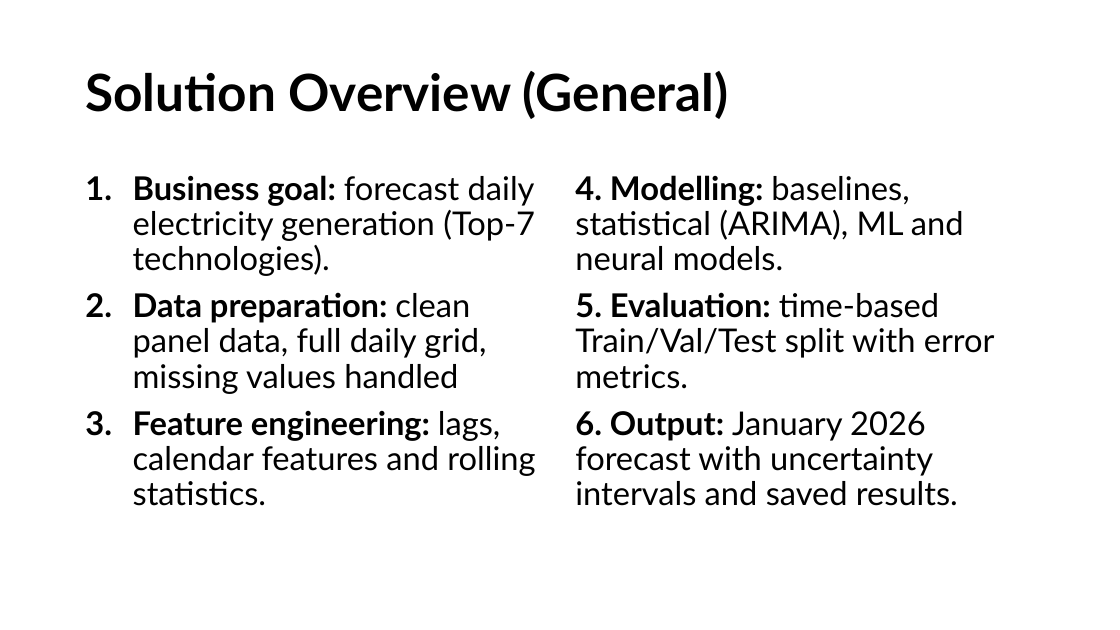
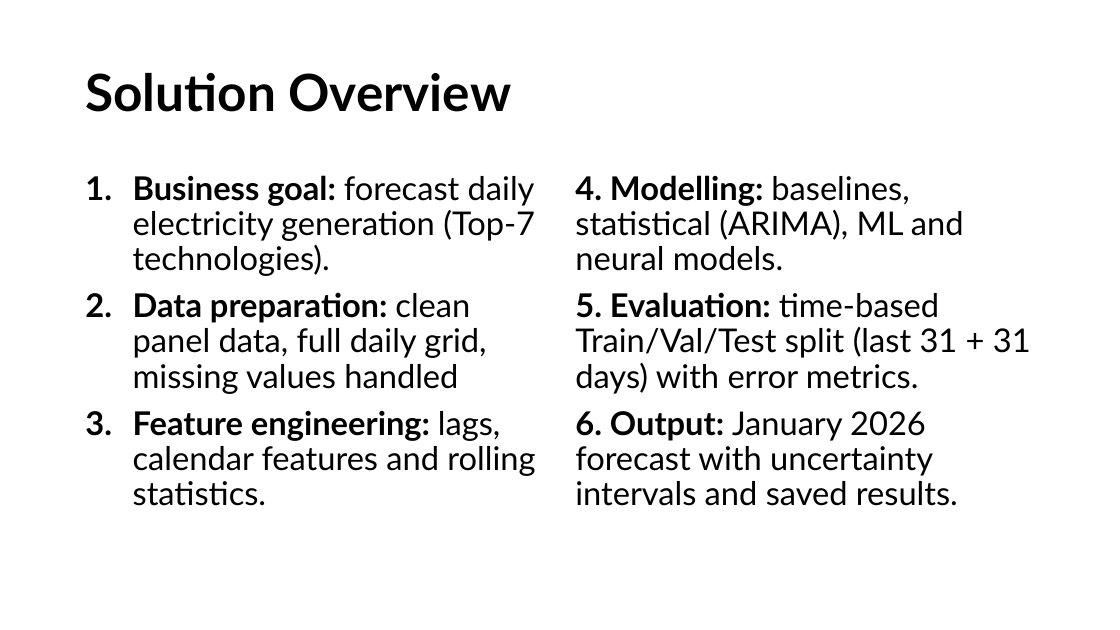
Before and after one commit to mireiamonbu/Spanish-Forecasters-MireiaMontoya-EnriqueRuiz, a slide deck: slide 7 of presentation/CapstonProject.pptx (slide 8 before the commit). Drawn at 1120x630 pixels with LibreOffice and Linux fonts; fonts in the diff are those of the drawing. Boxes give left, top, right and bottom in pixels: in the first picture for what was removed or moved away, otherwise in the second. Text is boxed around its words. In the diff, an @@ line names an element or a change of style, - is before the commit and + after.

```diff
--- a/presentation/CapstonProject.pptx
+++ b/presentation/CapstonProject.pptx
@@ title at [85, 73, 511, 112]: text changed @@
-Solution Overview (General)
+Solution Overview
@@ text at [575, 292, 1031, 394]: text changed @@
-5. Evaluation: time-based Train/Val/Test split with error metrics.
+5. Evaluation: time-based Train/Val/Test split (last 31 + 31 days) with error metrics.
```
Also in this commit, not shown: 12 other slides changed, 1 slide added, 5 slides removed, 20 other files.
